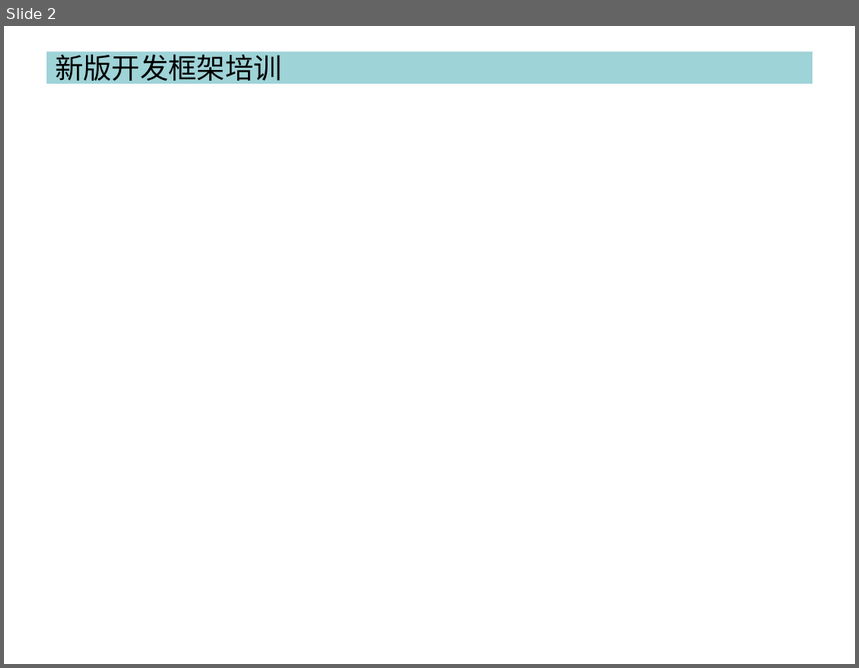
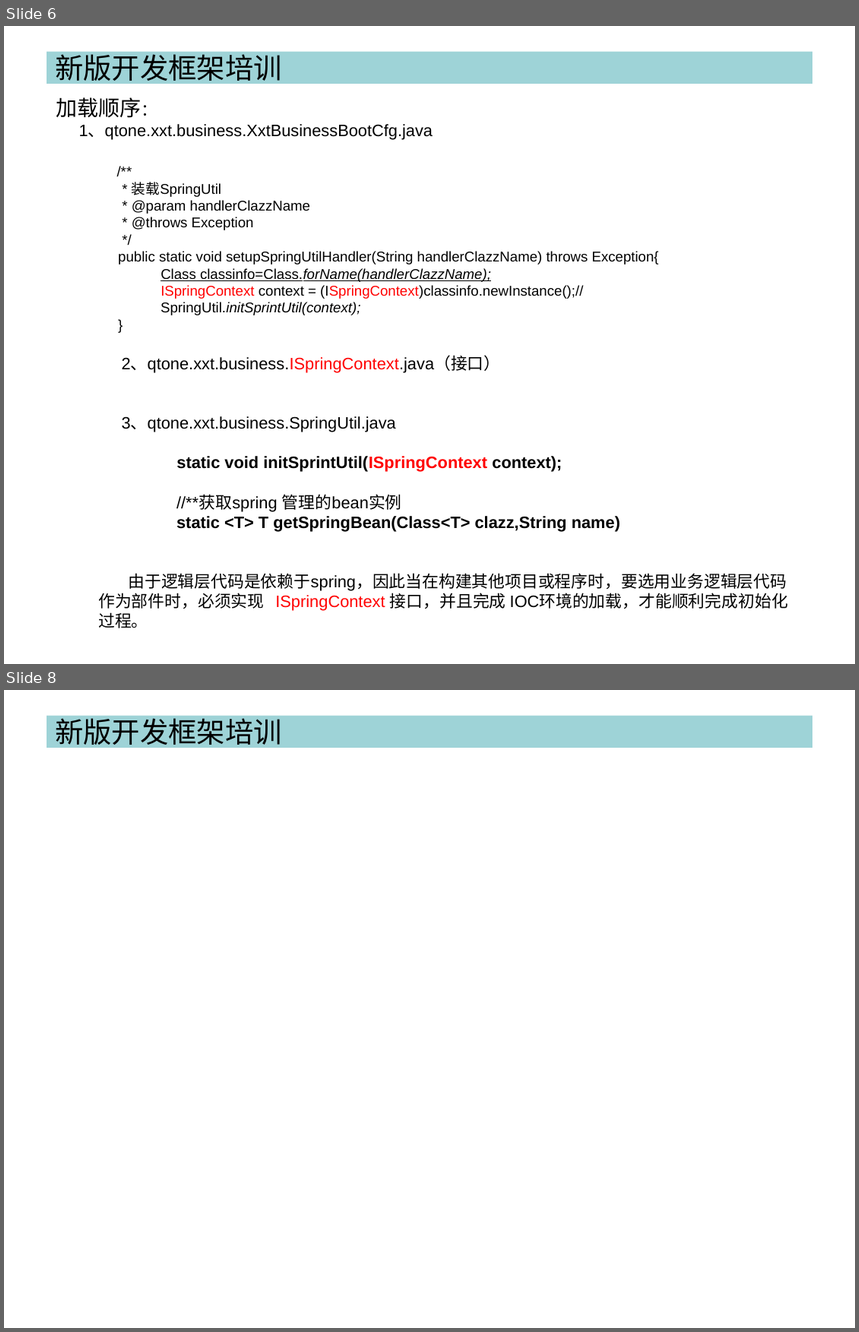
Before and after one commit to cash2one/ekproject, a slide deck: workSpace/浙江校讯通/培训资料.ppt. Shown one above the other, each under a label of ours: slide 2 before the commit, slides 6 and 8 after it; the slides between them are not shown. The pictures are 859x668 and 859x1332 pixels, drawn with LibreOffice and Linux fonts; fonts in the diff are those of the drawing. Boxes give left, top, right and bottom in pixels: in the first picture for what was removed or moved away, otherwise in the second. Text is boxed around its words. In the diff, an @@ line names an element or a change of style, - is before the commit and + after.

```diff
--- a/workSpace/浙江校讯通/培训资料.ppt
+++ b/workSpace/浙江校讯通/培训资料.ppt
@@ slide 6 added at box(4, 26, 855, 664), background #FFFFFF @@
@@ title added at box(47, 52, 813, 84), fill #9ED3D7, 24 pt, text #000000 @@
+新版开发框架培训
@@ text added at box(56, 97, 788, 629), 14 pt, text #000000 @@
+加载顺序：
+1、qtone.xxt.business.XxtBusinessBootCfg.java
+  /**
+  * 装载SpringUtil
+  * @param handlerClazzName
+  * @throws Exception
+  */
+  public static void setupSpringUtilHandler(String handlerClazzName) throws Exception{
+    Class classinfo=Class.forName(handlerClazzName);
+    ISpringContext context = (ISpringContext)classinfo.newInstance();//
+    SpringUtil.initSprintUtil(context);
+  }
+2、qtone.xxt.business.ISpringContext.java（接口）
+3、qtone.xxt.business.SpringUtil.java
+static void initSprintUtil(ISpringContext context);
+//**获取spring 管理的bean实例
+static <T> T getSpringBean(Class<T> clazz,String name)
+由于逻辑层代码是依赖于spring，因此当在构建其他项目或程序时，要选用业务逻辑层代码作为部件时，必须实现 ISpringContext 接口，并且完成 IOC环境的加载，才能顺利完成初始化过程。
@@ what was slide 2 is now slide 8 @@
```
Also in this commit, not shown: 6 slides changed, 2 other slides added.
